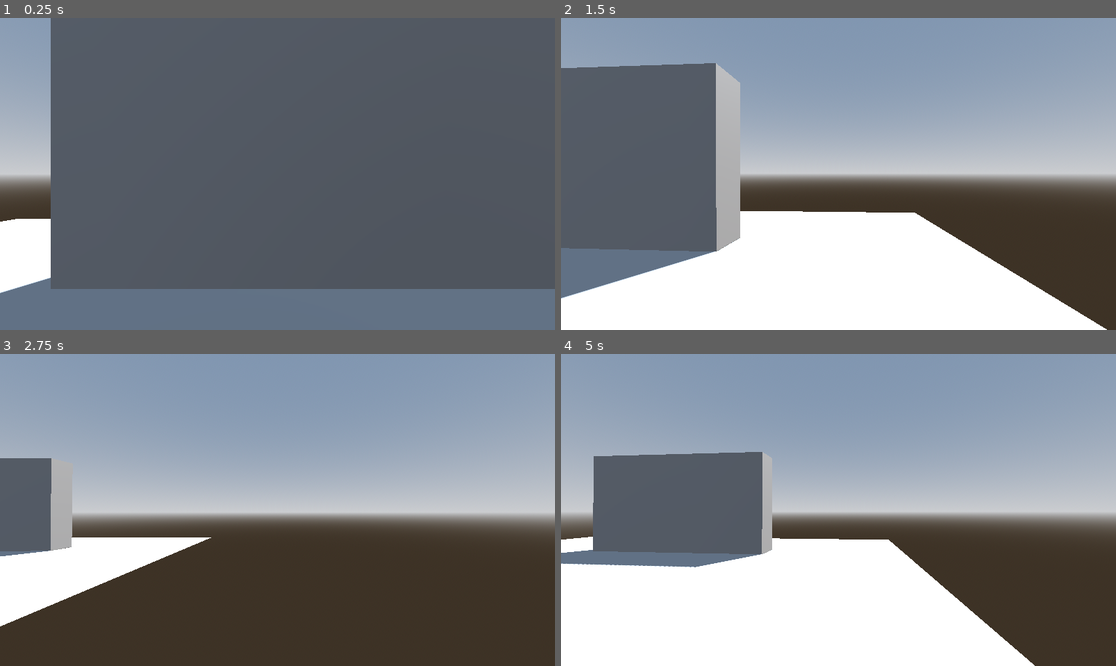
Above: before the commit, frames 1-4 (two rows, left to right).
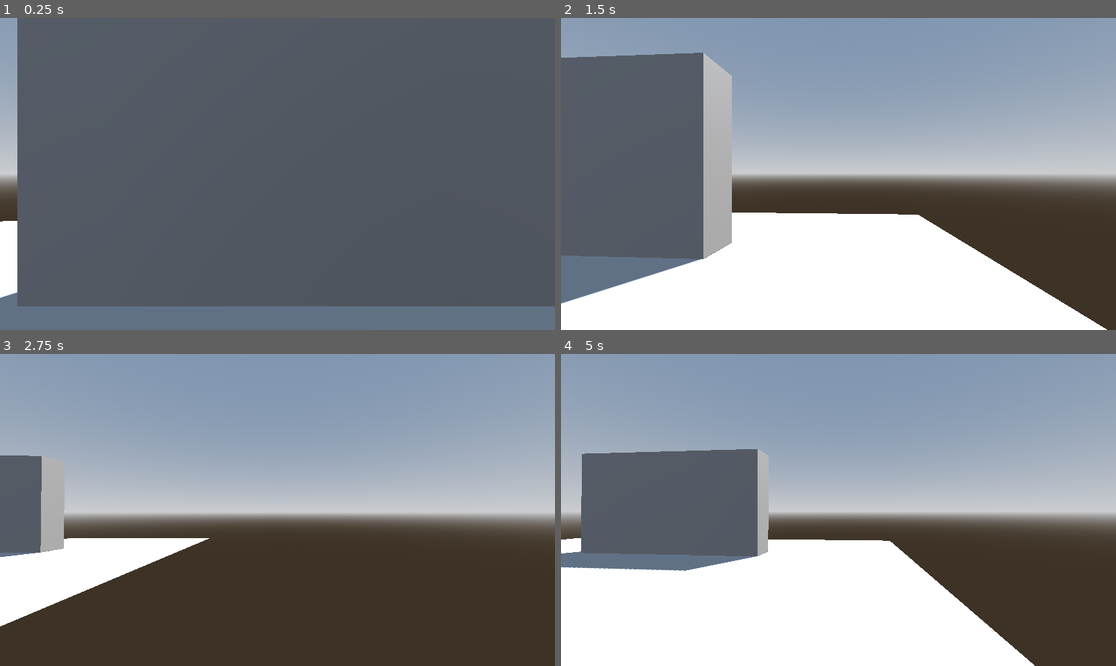
Above: after the commit, the same moments.

Repository: SatLess/Soputa
Game: Godot game, scene res://main.tscn
The game is run twice, just before and just after one commit, with the same random seed, the same clock (stepped at 60 frames per second) and the same inputs. The engine's default icon, where the game draws it, is replaced by a stand-in: a white triangle on a blue panel in a dark square.
Inputs (mouse positions are in pixels of both pictures, inside the frame that each line leads up to):
- Up to frame 1 (0.25 s): no input
- Up to frame 2 (1.5 s): tap Enter at 0.5 s; move the mouse to (866, 174) at 0.52 s; hold D (strafe_right) 0.53-1.28 s; tap W (foward) at 0.6, 1.35 s; move the mouse to (810, 174) at 1.27 s; hold S (backward) from 1.28 s (still down)
- Up to frame 3 (2.75 s): move the mouse to (288, 503) at 2.02 s; release S (backward) at 2.03 s; hold D (strafe_right) from 2.03 s (still down); tap W (foward) at 2.1 s
- Up to frame 4 (5 s): move the mouse to (832, 516) at 2.77 s; tap W (foward) at 2.85, 3.6, 4.35 s; move the mouse to (877, 513) at 3.52 s; release D (strafe_right) at 3.53 s; hold A (strafe_left) from 3.53 s (still down); move the mouse to (794, 506) at 4.27 s

The runs differ from the first frame. In frame 1, 11% of the frame differs, in the area x 0-100%, y 0-93%; in frame 2, 4.1%; in frame 3, 0.9%; in frame 4, 2.0%.

Commit message:
basic work done on enemy
spirtes face direction of camera

Diff:
--- /dev/null
+++ b/animated_sprite.gd
@@ -0,0 +1,23 @@
+extends AnimatedSprite3D
+
+var camera: Camera3D
+
+func _ready() -> void:
+	#dont forget that the player must be initialized first
+	camera = get_viewport().get_camera_3d()
+
+func _process(delta: float) -> void:
+	_adjust_sprite_to_camera()
+
+func _adjust_sprite_to_camera():
+	var p_fwd := -camera.global_basis.z
+	var fwd := transform.basis.z
+	var left := transform.basis.x
+
+	var l_dot = left.dot(p_fwd)
+	var f_dot = fwd.dot(p_fwd)
+
+	if f_dot > .95:
+		play("front")
+	elif  f_dot < -.85:
+		play("backward")
--- a/main.tscn
+++ b/main.tscn
@@ -27,8 +27,6 @@
 transform = Transform3D(-0.866025, -0.433013, 0.25, 0, 0.5, 0.866025, -0.5, 0.75, -0.433013, 0, 0, 0)
 shadow_enabled = true
 
-[node name="Player" parent="." instance=ExtResource("1_ig7tw")]
-
 [node name="Floor" type="MeshInstance3D" parent="."]
 transform = Transform3D(1, 0, 0, 0, 1, 0, 0, 0, 1, 0, -1.04762, 0)
 mesh = SubResource("PlaneMesh_ig7tw")
@@ -38,4 +36,6 @@
 size = Vector3(7.8616, 4.41797, 1)
 
 [node name="Target" parent="." instance=ExtResource("2_0xm2m")]
-transform = Transform3D(1, 0, 0, 0, 1, 0, 0, 0, 1, 0, 0, -5.48244)
+transform = Transform3D(1, 0, 0, 0, 1, 0, 0, 0, 1, 0, 0, -6.64355)
+
+[node name="Player" parent="." instance=ExtResource("1_ig7tw")]
--- a/player.tscn
+++ b/player.tscn
@@ -11,7 +11,7 @@
 script = ExtResource("1_4flbx")
 
 [node name="CamPivot" type="SpringArm3D" parent="."]
-transform = Transform3D(1, 0, 0, 0, 1, 0, 0, 0, 1, 0, 0.725032, 0)
+transform = Transform3D(1, 0, 0, 0, 1, 0, 0, 0, 1, 0, 0.725032, -0.39588)
 spring_length = 0.0
 script = ExtResource("2_onrkg")
 
--- /dev/null
+++ b/target.gd
@@ -0,0 +1,6 @@
+extends CharacterBody3D
+
+@onready var raycasts: Node3D = $Raycasts
+
+enum  STATES {IDLE,FLEEING}
+var cur_state: STATES = STATES.IDLE
--- a/target.tscn
+++ b/target.tscn
@@ -1,12 +1,68 @@
-[gd_scene load_steps=3 format=3 uid="uid://cnp34fxnpabyn"]
+[gd_scene load_steps=10 format=3 uid="uid://cnp34fxnpabyn"]
 
-[ext_resource type="Texture2D" uid="uid://boy4qvnf5kbys" path="res://icon.svg" id="1_t2jmu"]
+[ext_resource type="Script" uid="uid://8ms2bgtiblwy" path="res://target.gd" id="1_e1yvt"]
+[ext_resource type="Texture2D" uid="uid://cmcu2q0sl2gs1" path="res://prototype_ass/location.png" id="2_5ebp1"]
+[ext_resource type="Script" uid="uid://cwseq68u7mr73" path="res://animated_sprite.gd" id="2_e1yvt"]
 
 [sub_resource type="CapsuleShape3D" id="CapsuleShape3D_e1yvt"]
 
+[sub_resource type="AtlasTexture" id="AtlasTexture_5ebp1"]
+atlas = ExtResource("2_5ebp1")
+region = Rect2(96, 0, 32, 32)
+
+[sub_resource type="AtlasTexture" id="AtlasTexture_uqips"]
+atlas = ExtResource("2_5ebp1")
+region = Rect2(64, 0, 32, 32)
+
+[sub_resource type="AtlasTexture" id="AtlasTexture_ufrq1"]
+atlas = ExtResource("2_5ebp1")
+region = Rect2(32, 0, 32, 32)
+
+[sub_resource type="AtlasTexture" id="AtlasTexture_8d2pw"]
+atlas = ExtResource("2_5ebp1")
+region = Rect2(0, 0, 32, 32)
+
+[sub_resource type="SpriteFrames" id="SpriteFrames_vwgc3"]
+animations = [{
+"frames": [{
+"duration": 1.0,
+"texture": SubResource("AtlasTexture_5ebp1")
+}],
+"loop": true,
+"name": &"backward",
+"speed": 5.0
+}, {
+"frames": [{
+"duration": 1.0,
+"texture": SubResource("AtlasTexture_uqips")
+}],
+"loop": true,
+"name": &"diagonal_back",
+"speed": 5.0
+}, {
+"frames": [{
+"duration": 1.0,
+"texture": SubResource("AtlasTexture_ufrq1")
+}],
+"loop": true,
+"name": &"diagonal_front",
+"speed": 5.0
+}, {
+"frames": [{
+"duration": 1.0,
+"texture": SubResource("AtlasTexture_8d2pw")
+}],
+"loop": true,
+"name": &"front",
+"speed": 5.0
+}]
+
 [node name="Target" type="CharacterBody3D"]
+rotation_edit_mode = 2
+script = ExtResource("1_e1yvt")
 
 [node name="Raycasts" type="Node3D" parent="."]
+metadata/_edit_group_ = true
 
 [node name="RayCast3D" type="RayCast3D" parent="Raycasts"]
 target_position = Vector3(0, 0, -2)
@@ -20,6 +76,10 @@
 [node name="CollisionShape3D" type="CollisionShape3D" parent="."]
 shape = SubResource("CapsuleShape3D_e1yvt")
 
-[node name="Sprite3D" type="Sprite3D" parent="."]
+[node name="AnimatedSprite" type="AnimatedSprite3D" parent="."]
+transform = Transform3D(3.25, 0, 0, 0, 3.25, 0, 0, 0, 3.25, 0, 0, 0)
 billboard = 2
-texture = ExtResource("1_t2jmu")
+texture_filter = 0
+sprite_frames = SubResource("SpriteFrames_vwgc3")
+animation = &"front"
+script = ExtResource("2_e1yvt")
Not shown, added: animated_sprite.gd.uid
Binary file added: prototype_ass/location.png
Not shown, added: prototype_ass/location.png.import
Not shown, added: target.gd.uid
